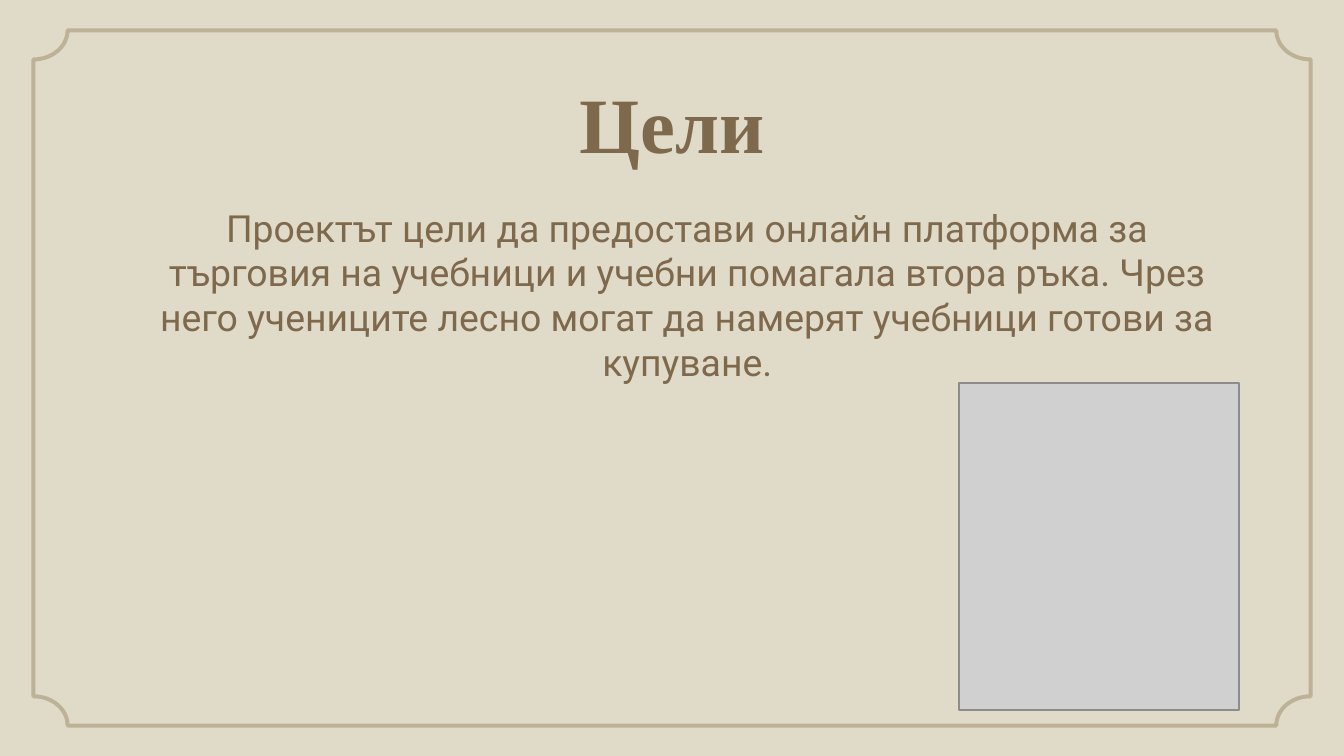
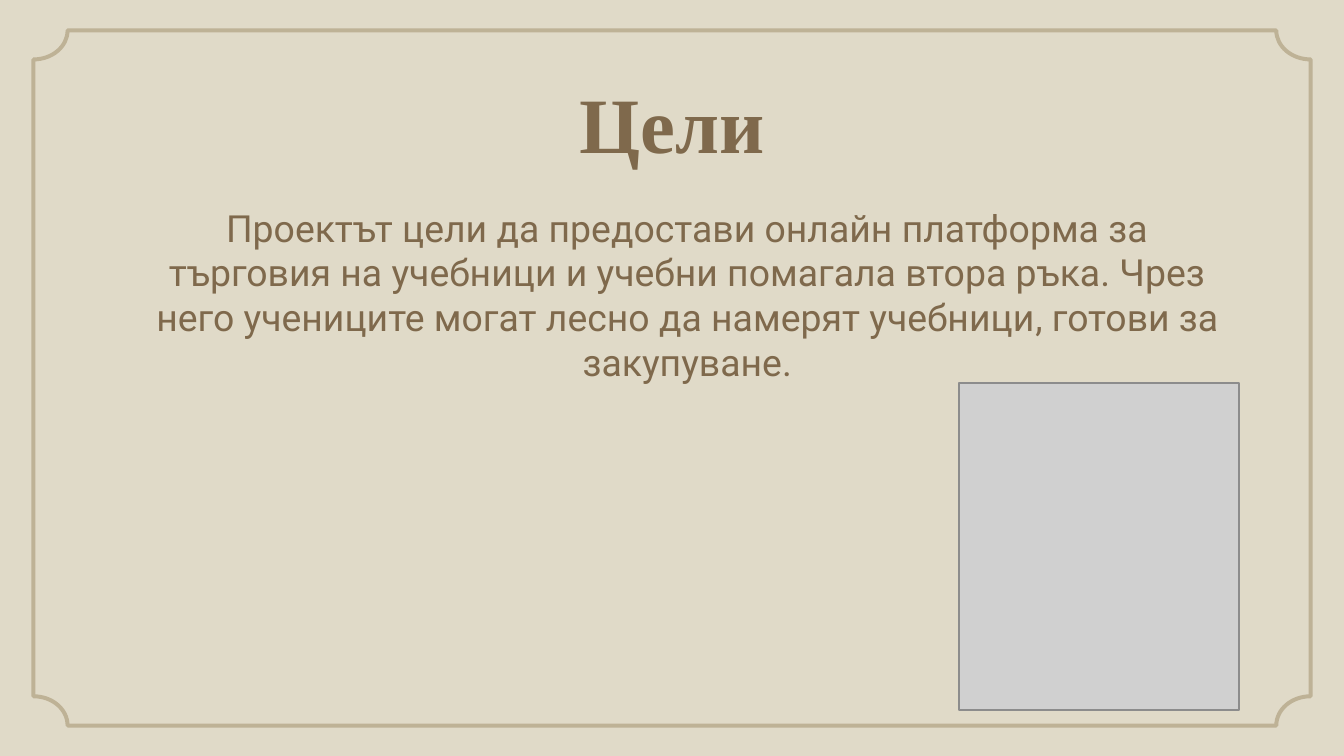
Before and after one commit to Legodatski/BookShop, a slide deck: slide 2 of BookShopSlides.pptx. Drawn at 1344x756 pixels with LibreOffice and Linux fonts; fonts in the diff are those of the drawing; grey boxes stand for pictures; background and template pictures are left out. Boxes give left, top, right and bottom in pixels: in the first picture for what was removed or moved away, otherwise in the second. Text is boxed around its words. In the diff, an @@ line names an element or a change of style, - is before the commit and + after.

```diff
--- a/BookShopSlides.pptx
+++ b/BookShopSlides.pptx
@@ text at [156,214,1218,384]: text changed @@
-Проектът цели да предостави онлайн платформа за търговия на учебници и учебни помагала втора ръка. Чрез него учениците лесно могат да намерят учебници готови за купуване.
+Проектът цели да предостави онлайн платформа за търговия на учебници и учебни помагала втора ръка. Чрез него учениците могат лесно да намерят учебници, готови за закупуване.
```
Also in this commit, not shown: 4 other slides changed, 9 other files.
